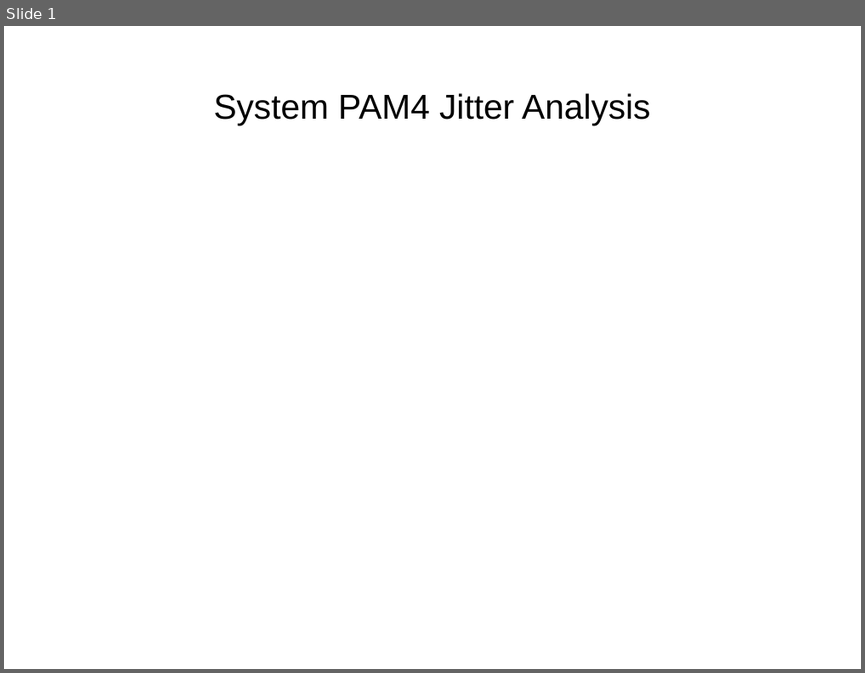
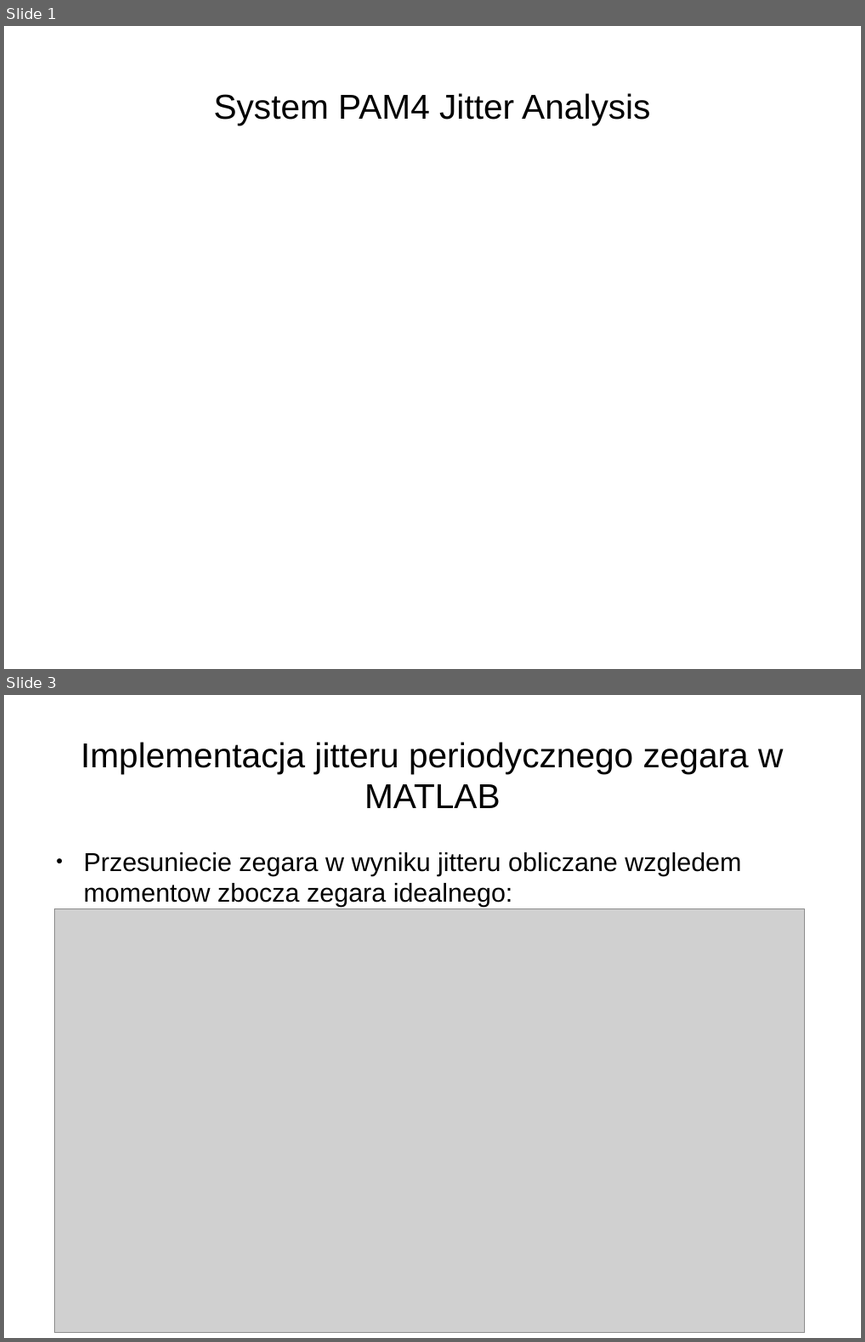
Before and after one commit to joannabp/ProjektSynopsys, a slide deck: Untitled 2.odp. Shown one above the other, each under a label of ours: slide 1 before the commit, slides 1 and 3 after it; the slides between them are not shown. The pictures are 865x673 and 865x1342 pixels, drawn with LibreOffice and Linux fonts; fonts in the diff are those of the drawing; grey boxes stand for pictures. Boxes give left, top, right and bottom in pixels: in the first picture for what was removed or moved away, otherwise in the second. Text is boxed around its words. In the diff, an @@ line names an element or a change of style, - is before the commit and + after.

```diff
--- a/Untitled 2.odp
+++ b/Untitled 2.odp
@@ slide 3 added at (4,695,861,1338), background #FFFFFF @@
@@ title added at (80,742,783,808), 32 pt, text #000000 @@
+Implementacja jitteru periodycznego zegara w MATLAB
@@ text added at (84,852,741,907), 24 pt, text #000000 @@
+● Przesuniecie zegara w wyniku jitteru obliczane wzgledem momentow zbocza zegara idealnego:
@@ picture added at (54,909,805,1333) @@
```
Also in this commit, not shown: 1 slide changed, 1 other slide added, 1 other file.
